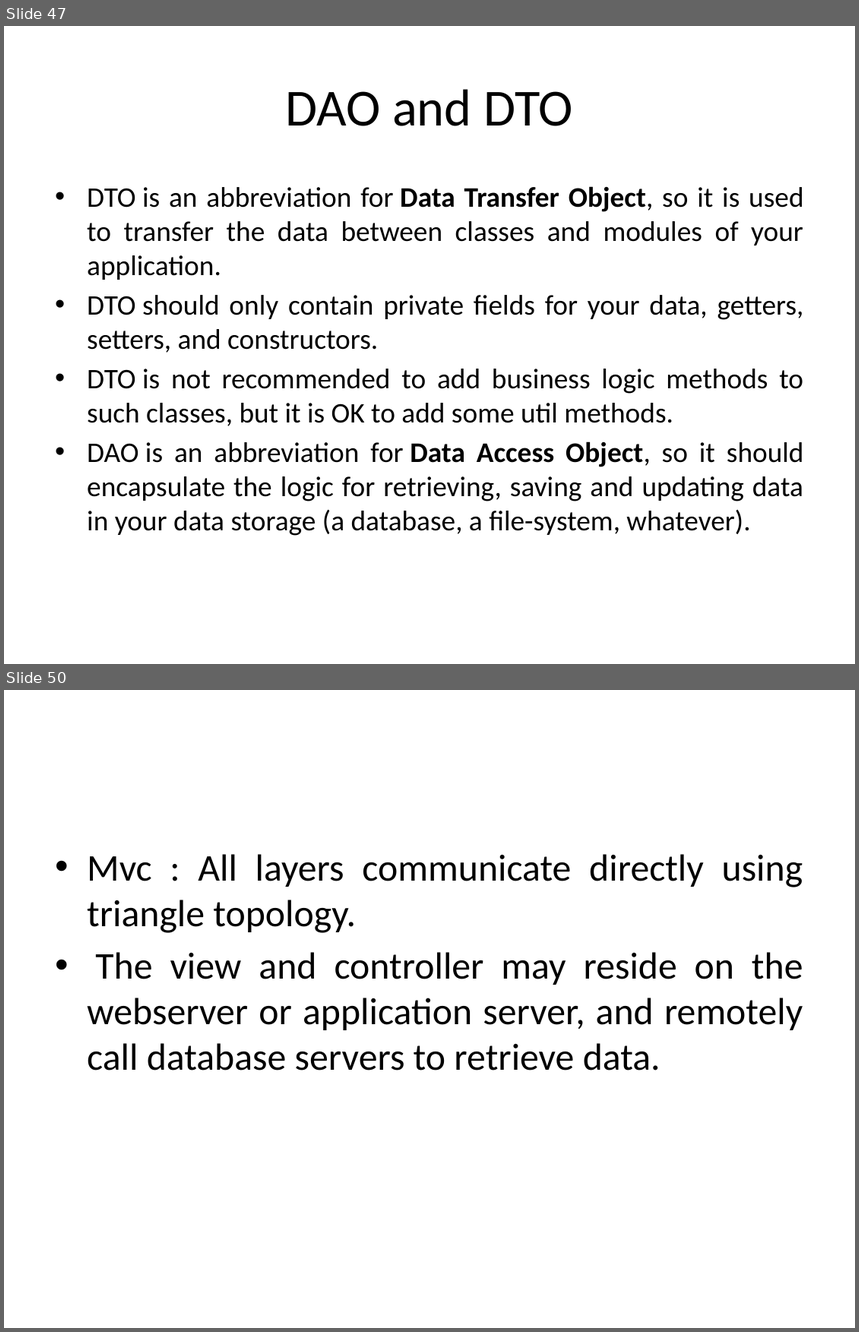
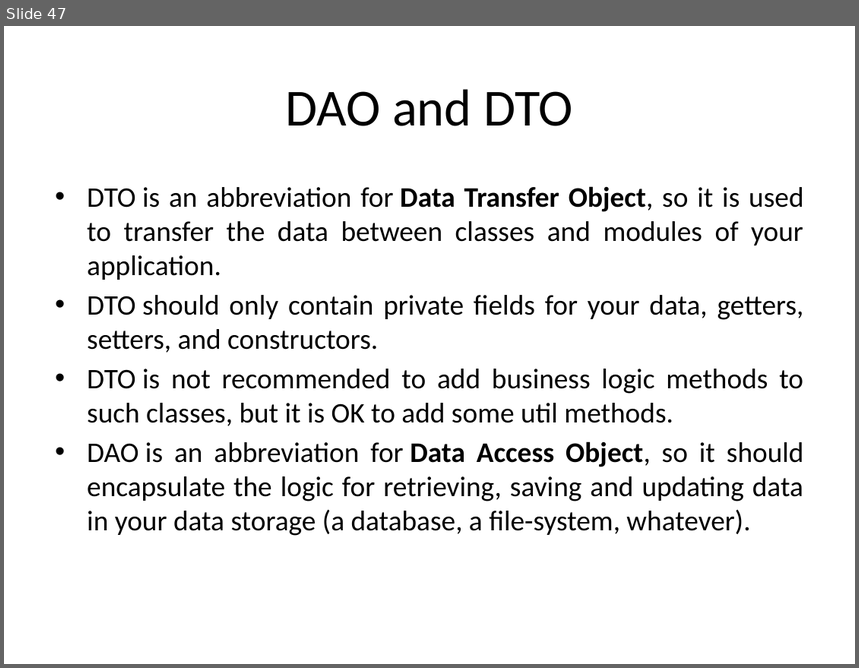
Before and after one commit to ProgrammingStairs/ITEP16, a slide deck: Advance Java/1 Advance_java_servlet/advance java intro.pptx. Shown one above the other, each under a label of ours: slides 47 and 50 before the commit, slide 47 after it; the slides between them are not shown. The pictures are 859x1332 and 859x668 pixels, drawn with LibreOffice and Linux fonts; fonts in the diff are those of the drawing. Boxes give left, top, right and bottom in pixels: in the first picture for what was removed or moved away, otherwise in the second. Text is boxed around its words. In the diff, an @@ line names an element or a change of style, - is before the commit and + after.

```diff
--- a/Advance Java/1 Advance_java_servlet/advance java intro.pptx
+++ b/Advance Java/1 Advance_java_servlet/advance java intro.pptx
@@ slide 50 removed at [4, 690, 855, 1328], background #FFFFFF @@
@@ text removed at [87, 854, 804, 1071] @@
-• Mvc : All layers communicate directly using triangle topology.
-• The view and controller may reside on the webserver or application server, and remotely call database servers to retrieve data.
```
Also in this commit, not shown: 1 slide changed, 2 other slides removed, 22 other files.
